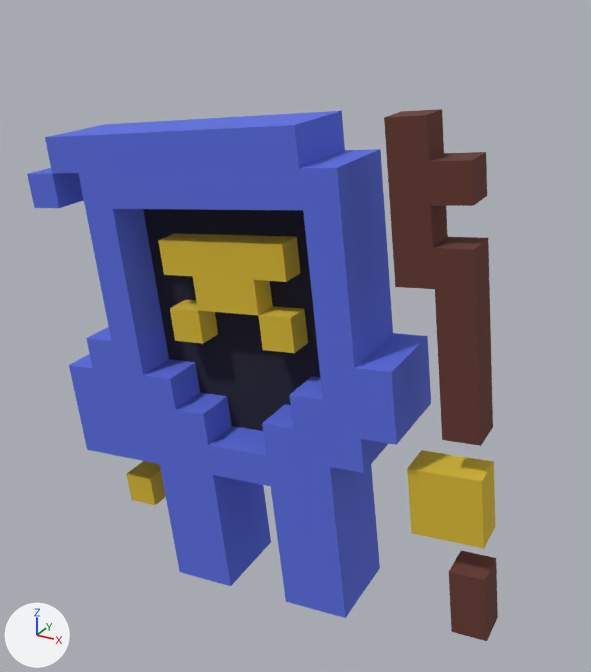
The glTF model data/models/characters/prophet.glb: old version first, new version second.
Before and after are seen from a camera (50 mm lens) standing at (0.656, -1.139, 1.088) and looking at (-0.006, 0.064, 0.487). Lighting does not change. The marker at lower left points along +X, +Y and +Z. Both versions are drawn at frame 25 of the action 'PlaneAction'; the numbers are the values there. Vertices at the same position are counted once.

The older version as bpy lines, for what is in view:
```python
me_plane = bpy.data.meshes.new('Plane')
me_plane.from_pydata(...)  # 390 vertices, 766 faces; spans x -0.384..0.429, y -0.081..0.076, z 0.002..0.877
me_plane.materials.append(mat_character)  # picture img_prophet
ob_plane = bpy.data.objects.new('Plane', me_plane)
ob_plane.location = (0.0, 0.0, 0.0)
ob_plane.rotation_euler = (0.0, -0.12, 0.0)  # degrees (0, -6.9, 0)
```
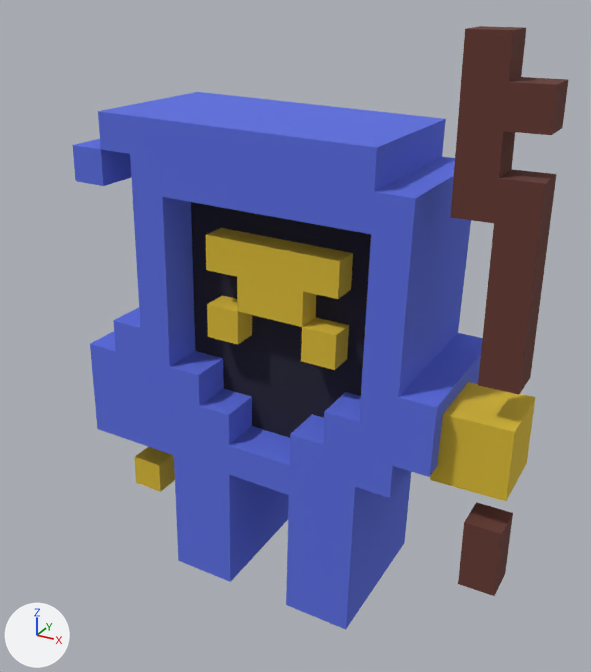
Pixel boxes (x1, y1, x2, y2) of what changed, in the pictures (591 x 672 px; the box of a moved part takes in the faces that stretch with it):
'Plane', reshaped, turned
    before: (27, 109, 498, 641)
    after: (72, 92, 483, 629)
'Plane.001', added (brown)
    after: (430, 26, 569, 596)
part 1 of me_plane, deleted (brown)
    before: (384, 109, 493, 446)
part 2 of me_plane, deleted (yellow)
    before: (407, 450, 495, 549)
part 3 of me_plane, deleted (brown)
    before: (449, 551, 498, 641)
part 4 of me_plane, moved or reshaped
    before: (77, 111, 431, 592)
    after: (131, 92, 483, 602)

Edits to the bpy script that builds the scene:
```text
Change me_plane:
    used by ob_plane; location = (0.0, 0.0, 0.0); rotation_euler = (0.0, -0.12, 0.0), in degrees (0, -6.9, 0)
    remove me_plane.from_pydata(...)  # 390 vertices, 766 faces; spans x -0.384..0.429, y -0.081..0.076, z 0.002..0.877
    add me_plane.from_pydata(...)  # 316 vertices, 630 faces; spans x -0.384..0.304, y -0.081..0.204, z 0.002..0.877
    me_plane part 1: the loose piece of 44 vertices spanning x 0.304..0.429, y -0.045..0.02, z 0.377..0.877 is deleted
    me_plane part 2: the loose piece of 18 vertices spanning x 0.304..0.429, y -0.046..0.02, z 0.189..0.314 is deleted
    me_plane part 3: the loose piece of 12 vertices spanning x 0.366..0.429, y -0.045..0.02, z 0.002..0.127 is deleted
    me_plane part 4
    63 vertices in x -0.384..0.304, y 0.076, z 0.002..0.877 move by (0.0, 0.128, 0.0)
    4 vertices in x -0.321..-0.259, y 0.017, z 0.127..0.189 move by (0.0, 0.058, 0.0)
Add me_plane_001:
    me_plane_001.from_pydata(...)  # 74 vertices, 136 faces; spans x 0.304..0.429, y -0.046..0.081, z 0.002..0.877
    me_plane_001.materials.append(mat_character)  # picture img_prophet
Change ob_plane:
    ob_plane.rotation_euler: (0.0, -0.12, 0.0) -> (0.0, 0.0271, 0.0)  # degrees (0, -6.9, 0) -> degrees (0, 1.6, 0)
Add ob_plane_001:
    ob_plane_001 = bpy.data.objects.new('Plane.001', me_plane_001)
    ob_plane_001.location = (0.0, 0.0, 0.15)
```
